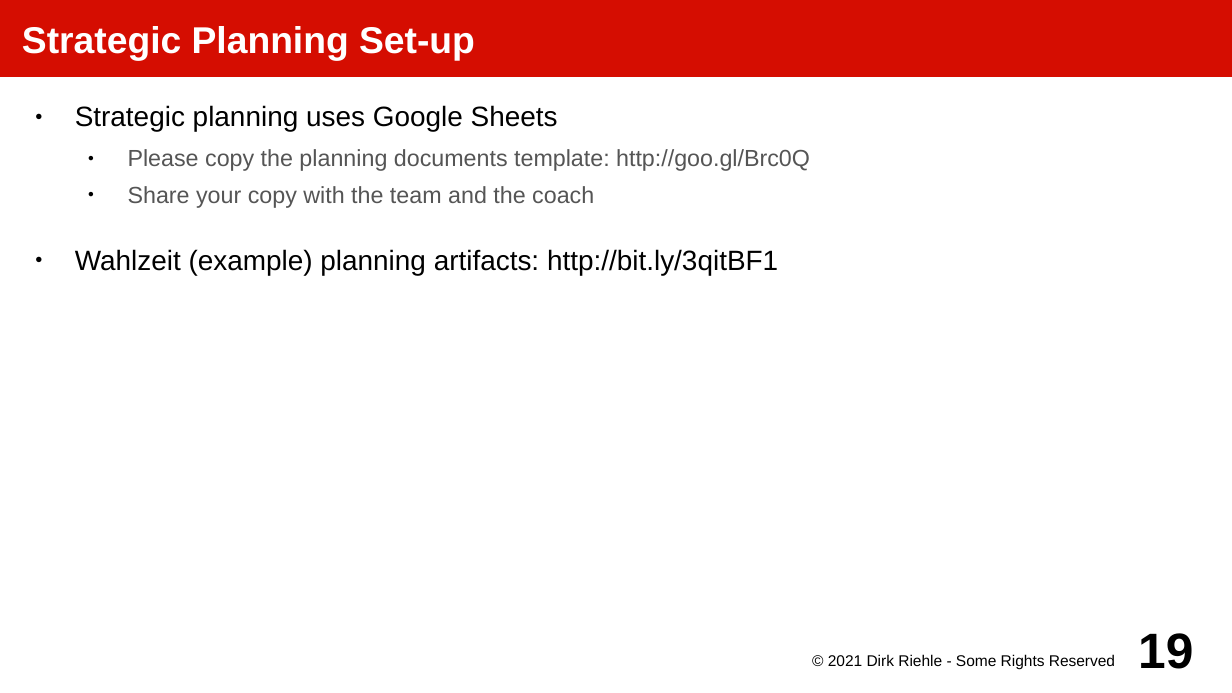
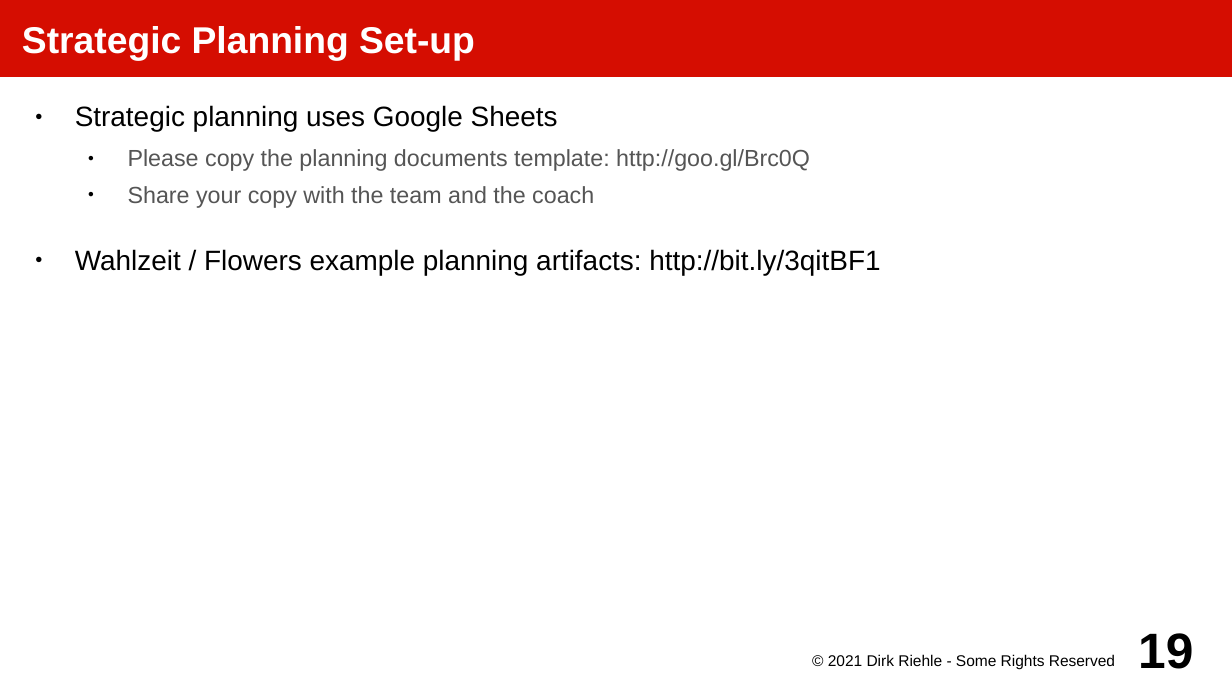
Before and after one commit to dirkriehle/amos-course, a slide deck: slide 19 of Lecture slides/AMOS B02 - Tools and Artifacts.odp. Drawn at 1232x693 pixels with LibreOffice and Linux fonts; fonts in the diff are those of the drawing. Boxes give left, top, right and bottom in pixels: in the first picture for what was removed or moved away, otherwise in the second. Text is boxed around its words. In the diff, an @@ line names an element or a change of style, - is before the commit and + after.

```diff
--- a/Lecture slides/AMOS B02 - Tools and Artifacts.odp
+++ b/Lecture slides/AMOS B02 - Tools and Artifacts.odp
@@ text at bbox=[75, 249, 880, 275]: text changed @@
-● Wahlzeit (example) planning artifacts: http://bit.ly/3qitBF1
+● Wahlzeit / Flowers example planning artifacts: http://bit.ly/3qitBF1
```
Also in this commit, not shown: 5 other slides changed, 3 other files.
